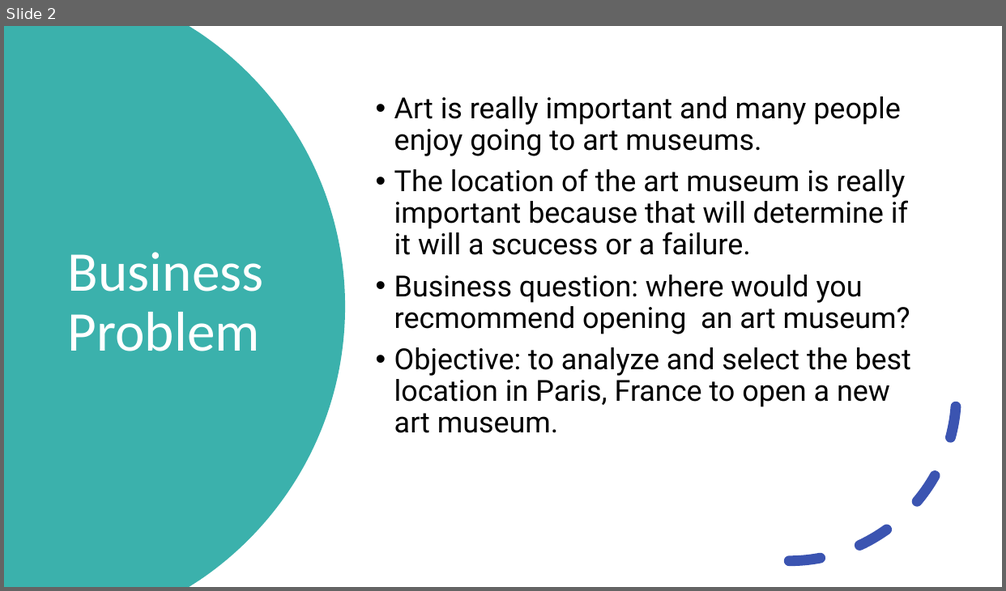
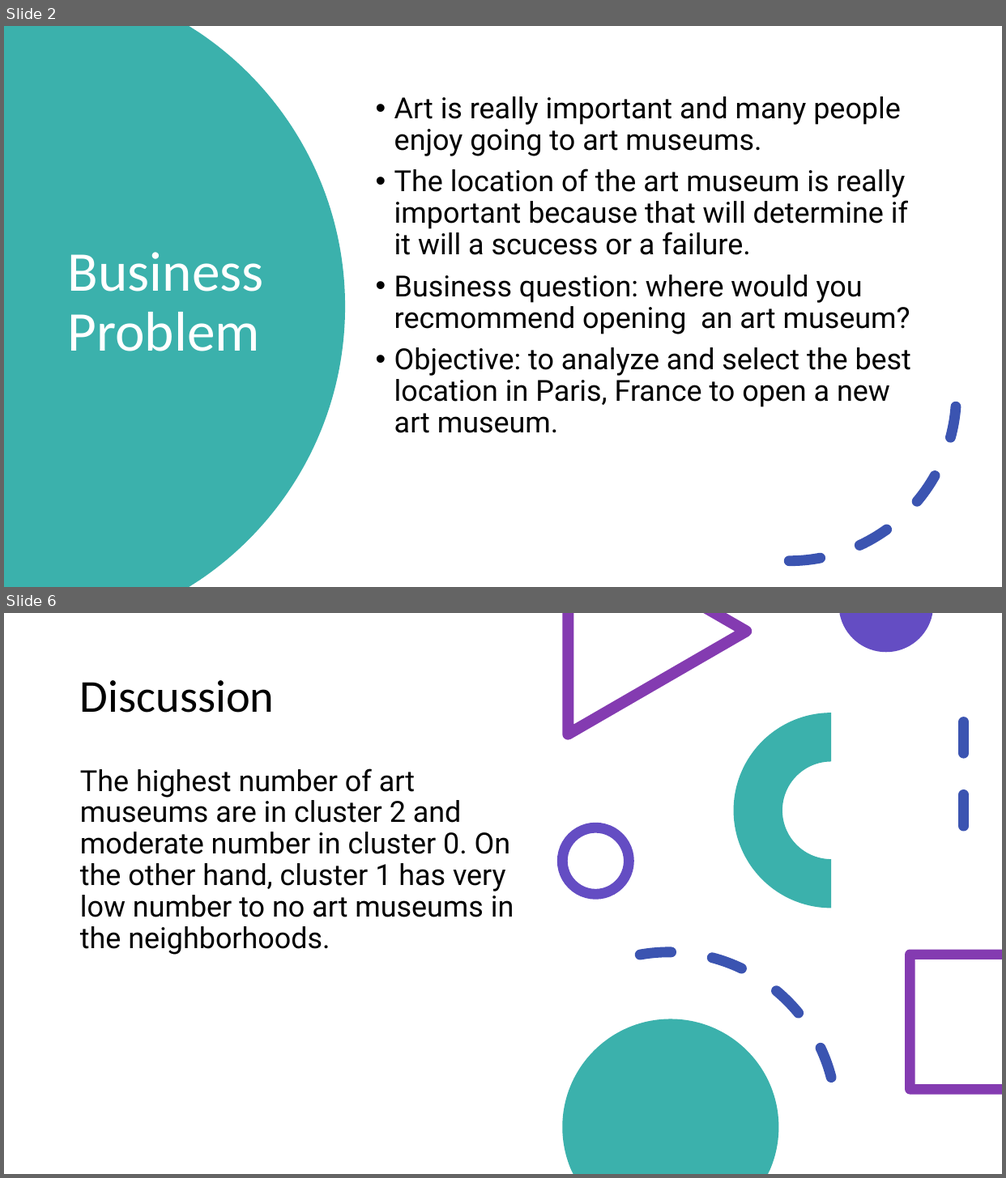
Before and after one commit to danahaljar/capstone-, a slide deck: Introduction/ParisProject.pptx. Shown one above the other, each under a label of ours: slide 2 before the commit, slides 2 and 6 after it; the slides between them are not shown. The pictures are 1006x591 and 1006x1178 pixels, drawn with LibreOffice and Linux fonts; fonts in the diff are those of the drawing. Boxes give left, top, right and bottom in pixels: in the first picture for what was removed or moved away, otherwise in the second. Text is boxed around its words. In the diff, an @@ line names an element or a change of style, - is before the commit and + after.

```diff
--- a/Introduction/ParisProject.pptx
+++ b/Introduction/ParisProject.pptx
@@ slide 6 added at (4,613,1002,1174), background #FFFFFF; not listed: 2 template elements that a slide beside it also shows @@
@@ rectangle added at (4,613,1002,1174), fill #FFFFFF @@
@@ freeform shape added at (562,613,752,740), fill #843BB1 @@
@@ freeform shape added at (839,613,932,652), fill #644DC3 @@
@@ title added at (80,680,275,713), 44 pt, text #000000 @@
+Discussion
@@ arch (boxed as its full ring) added at (734,713,929,908), fill #3BB1AC @@
@@ line added from (964, 722) to (964, 853), #3B54B1 10 pt dashed @@
@@ text added at (80,769,514,955), 28 pt, text #000000 @@
+The highest number of art museums are in cluster 2 and moderate number in cluster 0. On the other hand, cluster 1 has very low number to no art museums in the neighborhoods.
@@ ellipse added at (562,828,629,895), outline #644DC3 10 pt @@
@@ arc (boxed as its full ellipse) added at (476,926,864,1174), outline #3B54B1 10 pt dashed @@
@@ freeform shape added at (906,950,1002,1095), fill #843BB1 @@
@@ freeform shape added at (562,1020,779,1174), fill #3BB1AC @@
```
Also in this commit, not shown: 1 slide changed, 3 other slides added.
